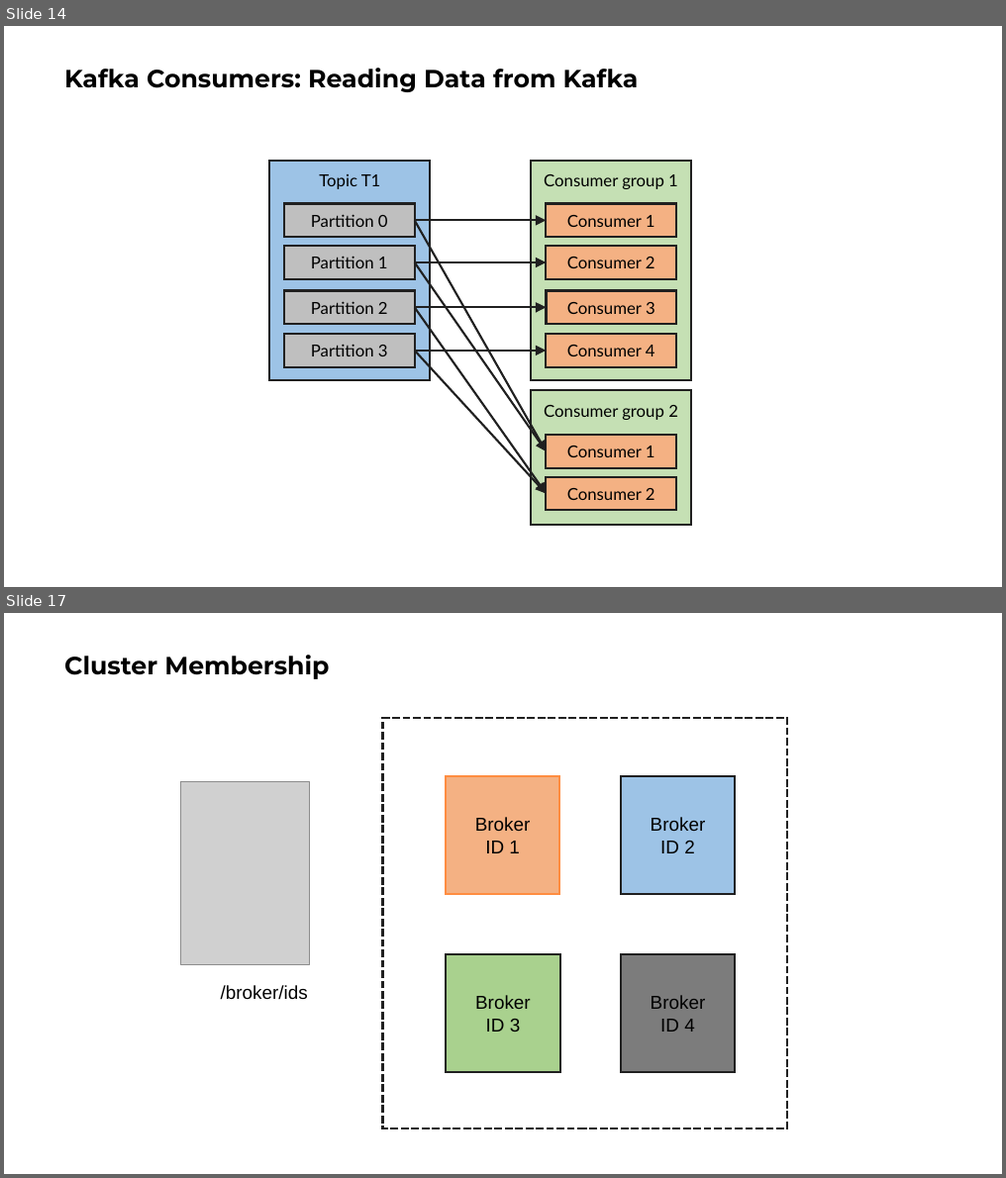
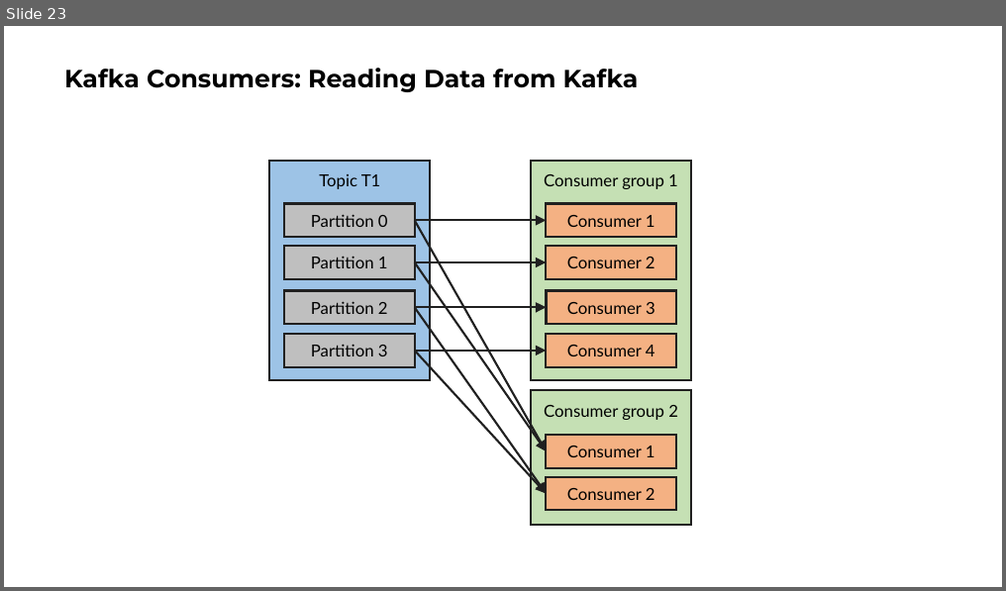
Before and after one commit to ngoctd314/tech-talk, a slide deck: kafka/slide.pptx. Shown one above the other, each under a label of ours: slides 14 and 17 before the commit, slide 23 after it; the slides between them are not shown. The pictures are 1006x1178 and 1006x591 pixels, drawn with LibreOffice and Linux fonts; fonts in the diff are those of the drawing; grey boxes stand for pictures. Boxes give left, top, right and bottom in pixels: in the first picture for what was removed or moved away, otherwise in the second. Text is boxed around its words. In the diff, an @@ line names an element or a change of style, - is before the commit and + after.

```diff
--- a/kafka/slide.pptx
+++ b/kafka/slide.pptx
@@ slide 17 removed at box(4, 613, 1002, 1174), background #FFFFFF @@
@@ title removed at box(64, 655, 329, 679) @@
-Cluster Membership
@@ rectangle removed at box(383, 718, 787, 1129) @@
@@ picture removed at box(180, 782, 310, 964) @@
@@ rectangle removed at box(446, 776, 559, 894) @@
-Broker
-ID 1
@@ rectangle removed at box(621, 776, 735, 894) @@
-Broker
-ID 2
@@ rectangle removed at box(446, 955, 559, 1072) @@
-Broker
-ID 3
@@ rectangle removed at box(621, 955, 735, 1072) @@
-Broker
-ID 4
@@ text removed at box(221, 985, 308, 1000) @@
-/broker/ids
@@ what was slide 14 is now slide 23 @@
```
Also in this commit, not shown: 8 slides changed, 21 slides added, 5 other slides removed, 4 other files.
